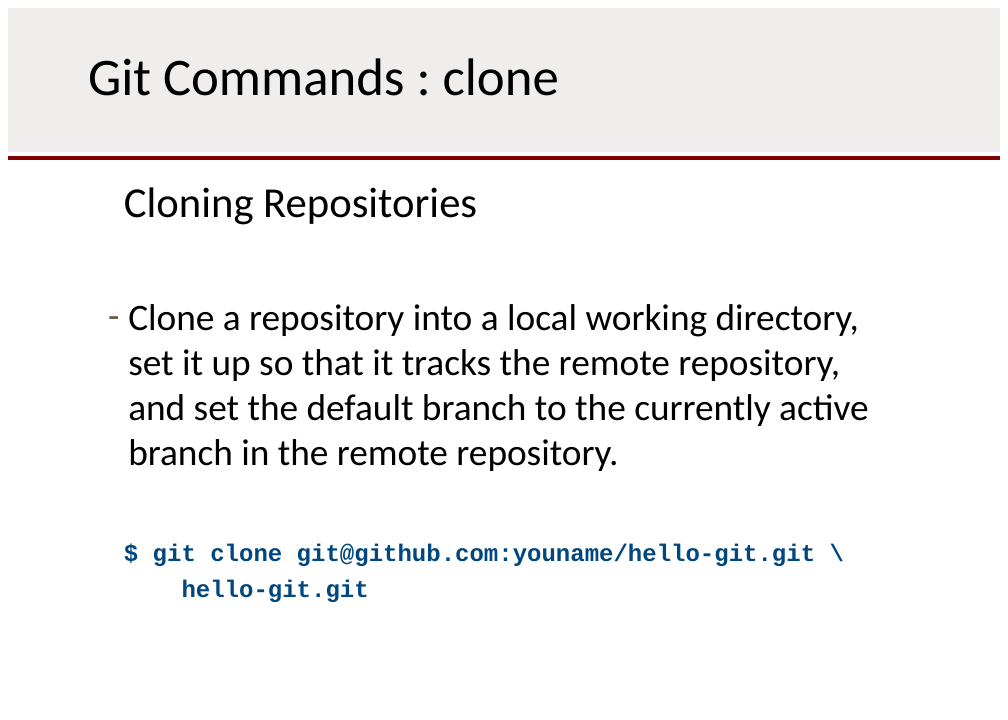
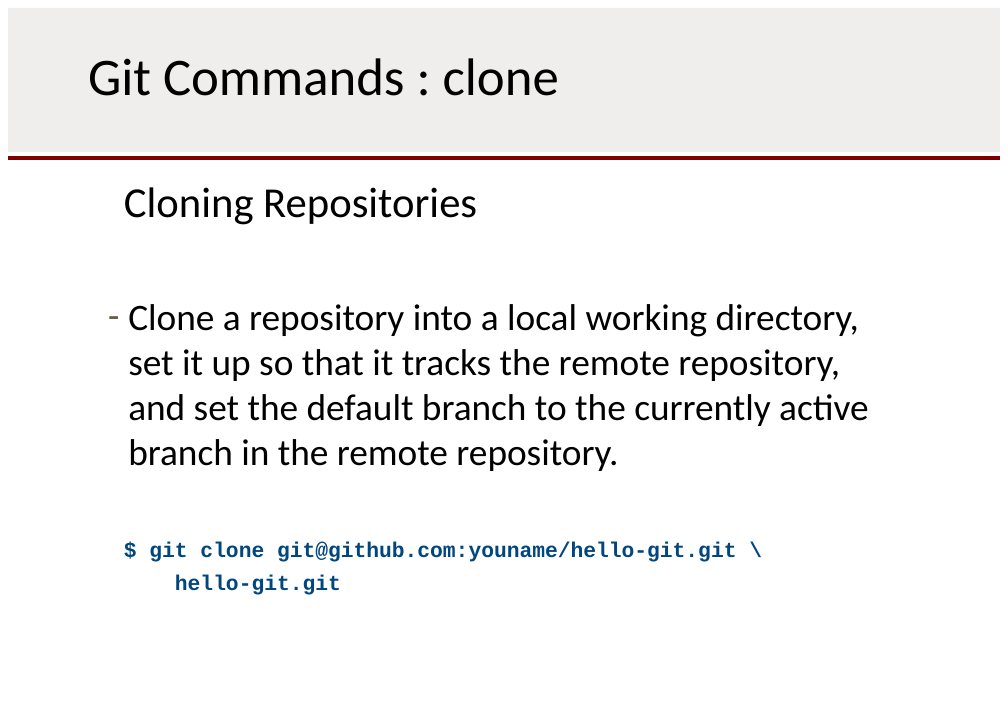
Before and after one commit to rbuck/git-started, a slide deck: slide 33 of docs/training/presentation/gitintro.pptx. Drawn at 1008x720 pixels with LibreOffice and Linux fonts; fonts in the diff are those of the drawing. Boxes give left, top, right and bottom in pixels: in the first picture for what was removed or moved away, otherwise in the second. Text is boxed around its words. In the diff, an @@ line names an element or a change of style, - is before the commit and + after.

Commit message:
Restructure presentation and format example commands.

```diff
--- a/docs/training/presentation/gitintro.pptx
+++ b/docs/training/presentation/gitintro.pptx
@@ text at (x1=149, y1=542, x2=737, y2=595): size 18 to 16 pt in "$ git clone git@github.com:youname/hello-git.git \", "hello-git.git" @@
```
Also in this commit, not shown: 27 other slides changed, 1 slide added, 1 slide removed.
